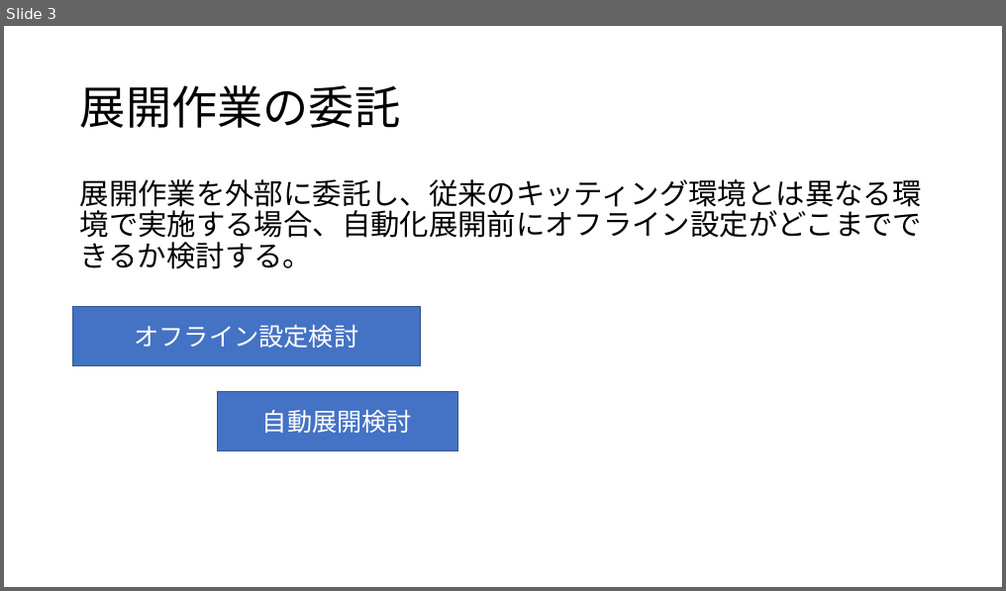
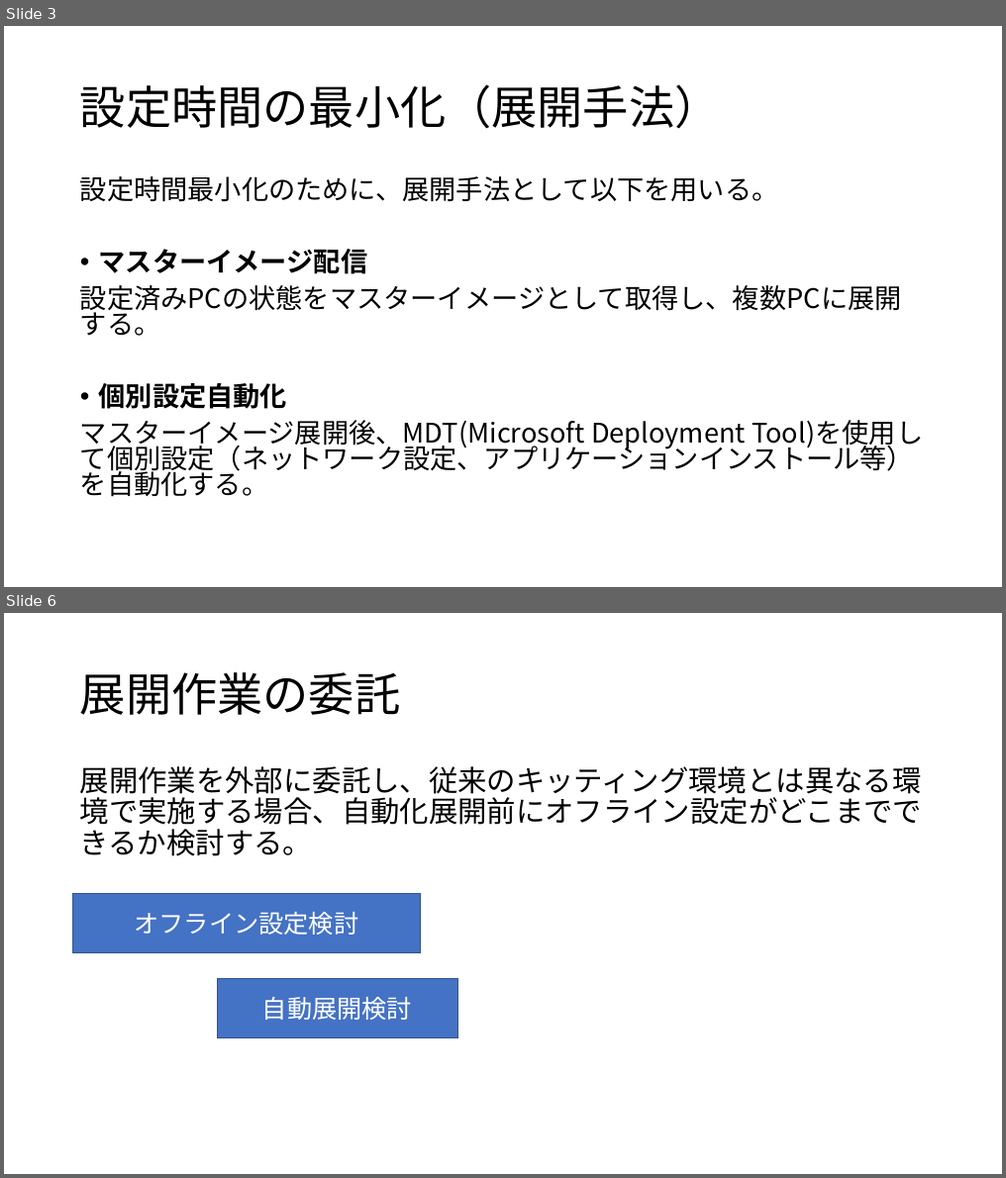
Before and after one commit to satoki-shiro/Sharing, a slide deck: PCイメージ展開.pptx. Shown one above the other, each under a label of ours: slide 3 before the commit, slides 3 and 6 after it; the slides between them are not shown. The pictures are 1006x591 and 1006x1178 pixels, drawn with LibreOffice and Linux fonts; fonts in the diff are those of the drawing. Boxes give left, top, right and bottom in pixels: in the first picture for what was removed or moved away, otherwise in the second. Text is boxed around its words. In the diff, an @@ line names an element or a change of style, - is before the commit and + after.

```diff
--- a/PCイメージ展開.pptx
+++ b/PCイメージ展開.pptx
@@ slide 3 added at <box>4,26,1002,587</box>, background #FFFFFF @@
@@ title added at <box>80,84,721,129</box>, 44 pt, text #000000 @@
+設定時間の最小化（展開手法）
@@ text added at <box>80,176,923,497</box>, 25.9 pt, text #000000 @@
+設定時間最小化のために、展開手法として以下を用いる。
+• マスターイメージ配信
+設定済みPCの状態をマスターイメージとして取得し、複数PCに展開する。
+• 個別設定自動化
+マスターイメージ展開後、MDT(Microsoft Deployment Tool)を使用して個別設定（ネットワーク設定、アプリケーションインストール等）を自動化する。
@@ what was slide 3 is now slide 6 @@
```
Also in this commit, not shown: 1 slide changed, 3 other slides added, 1 slide removed, 1 other file.
